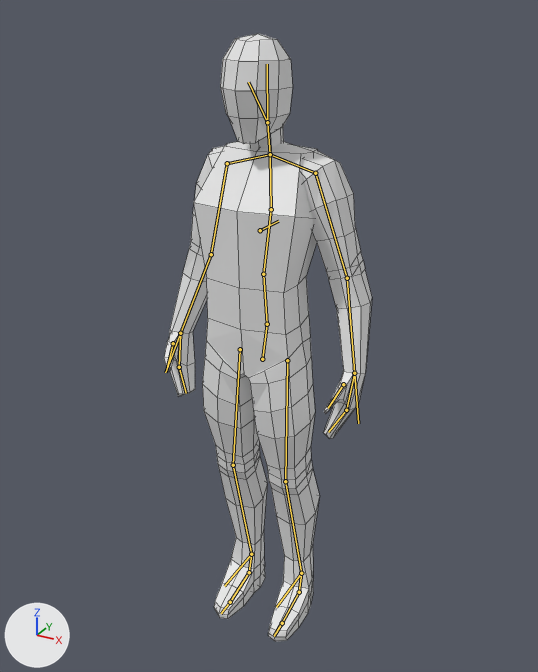
The Blender file assets/models/base_male.blend: old version first, new version second.
Rendered twice from a 50 mm camera at (1.17, -2.05, 2.22) aimed at (0.0, 0.08, 1.16). The axes (+X, +Y, +Z) are drawn at lower left. The lights are the same throughout. The first picture is the older version. The bones that change, and the others that lie on the model, are drawn over the model as lines. Mesh edges are drawn as thin lines.

Objects in the first picture: 'arms', 'head', 'neck', 'torso'.
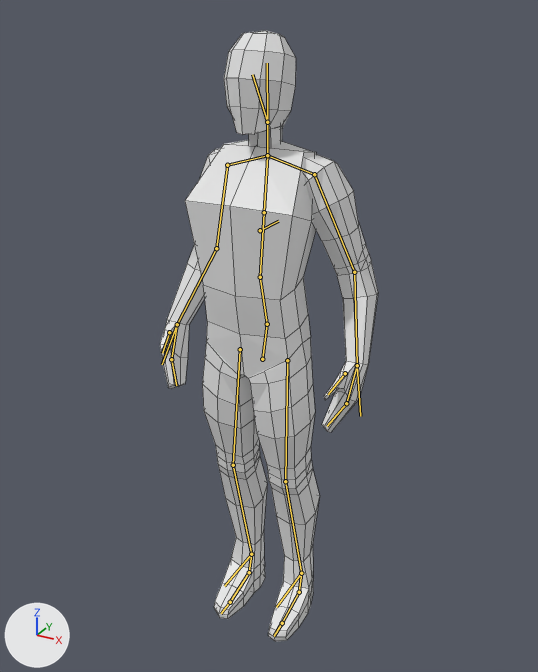
The newer file adds an action. The first version stands in its rest pose; the second is drawn at frame 42 of the action 'idle'.

What the commit changed:
Bone 'Spine.003' (bone_spine_003) turns from (0, 0, 0) to (-18, 0, 0) degrees about its own x, y and z.
Bone 'Shoulder.L' (bone_shoulder_l) turns from (0, 0, 0) to (-8, -2, -1) degrees about its own x, y and z.
Bone 'Shoulder.R' (bone_shoulder_r) turns from (0, 0, 0) to (-8, 2, 1) degrees about its own x, y and z.
Bone 'Arm.IK.L' (bone_arm_ik_l) moves from (0.0, 0.0, 0.0) to (-0.12, -0.18, 0.1).
Bone 'Arm.IK.R' (bone_arm_ik_r) moves from (0.0, 0.0, 0.0) to (0.12, -0.18, 0.1).

Location of each change, [x1, y1, x2, y2] in pixels of the pictures (538 x 672 px):
'torso', posed (6% wider)
    before: [193, 141, 320, 641]
    after: [185, 140, 320, 641]
'arms', posed
    before: [164, 146, 372, 439]
    after: [160, 148, 378, 432]
'head', posed
    before: [220, 34, 293, 144]
    after: [224, 30, 296, 135]
'neck', posed (9% shorter)
    before: [250, 127, 284, 148]
    after: [249, 127, 282, 146]
bone 'Spine.003', root to tip
    before: (271, 209) to (270, 154)
    after: (264, 212) to (267, 155)
bone 'Shoulder.L', root to tip
    before: (270, 154) to (315, 173)
    after: (267, 155) to (314, 174)
bone 'Shoulder.R', root to tip
    before: (270, 154) to (227, 163)
    after: (267, 155) to (227, 165)
bone 'Arm.IK.L', root to tip
    before: (354, 373) to (358, 423)
    after: (357, 365) to (360, 416)
bone 'Arm.IK.R', root to tip
    before: (180, 333) to (165, 372)
    after: (177, 324) to (162, 364)
